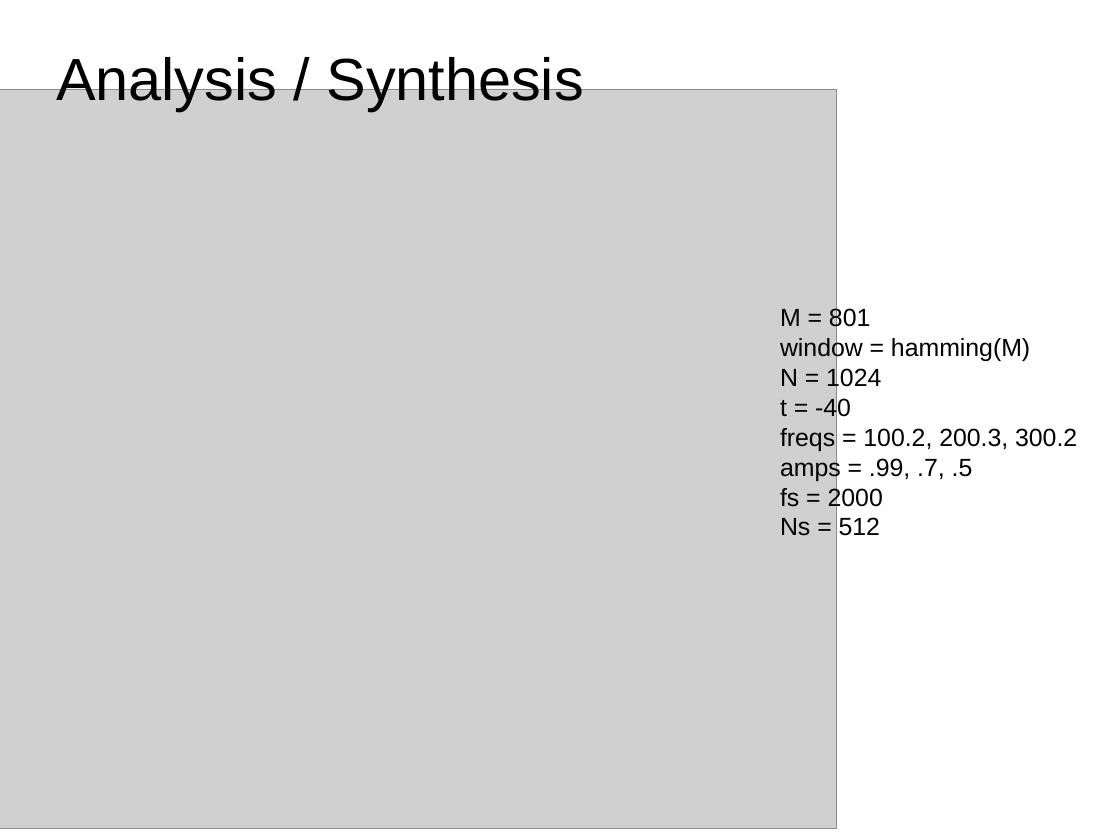
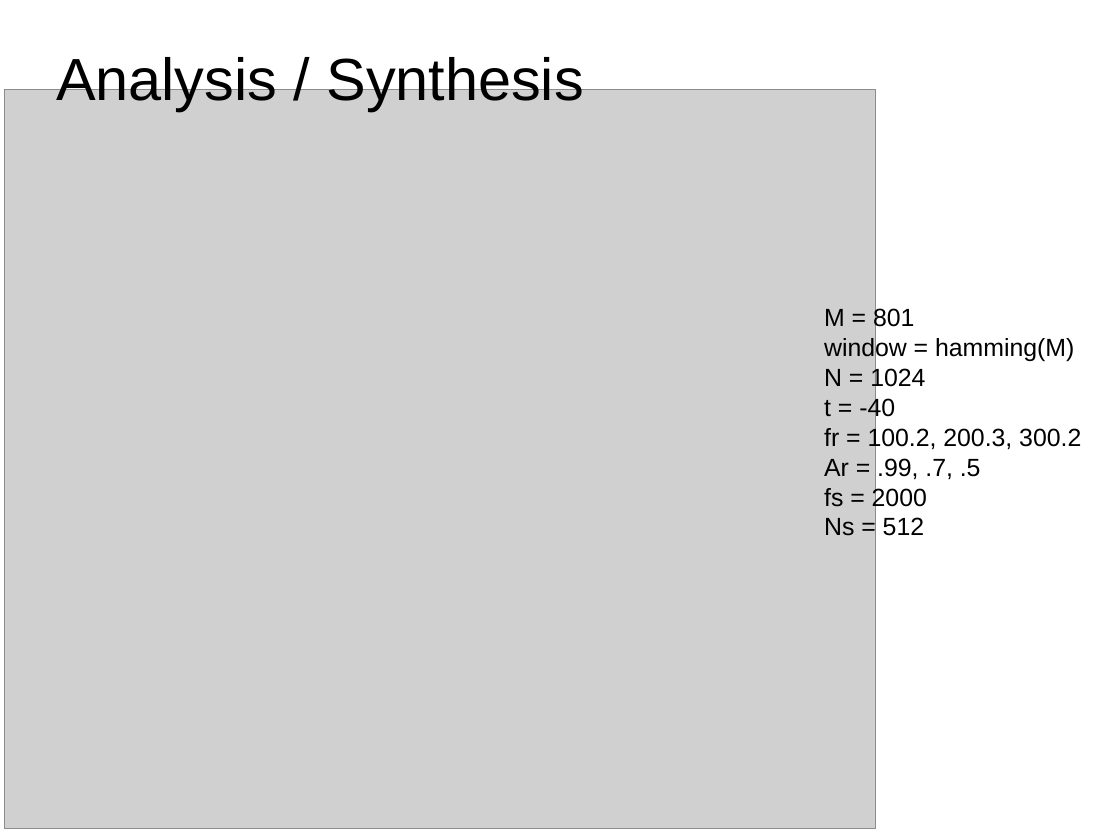
Before and after one commit to MTG/sms-tools, a slide deck: slide 34 of teaching-material/lectures/lect5-Sinusoidal-model/5-Sinusoidal-Model.odp (slide 33 before the commit). Drawn at 1120x840 pixels with LibreOffice and Linux fonts; fonts in the diff are those of the drawing; grey boxes stand for pictures. Boxes give left, top, right and bottom in pixels: in the first picture for what was removed or moved away, otherwise in the second. Text is boxed around its words. In the diff, an @@ line names an element or a change of style, - is before the commit and + after.

```diff
--- a/teaching-material/lectures/lect5-Sinusoidal-model/5-Sinusoidal-Model.odp
+++ b/teaching-material/lectures/lect5-Sinusoidal-model/5-Sinusoidal-Model.odp
@@ picture: place and size @@
-picture at bbox=[0, 90, 837, 829]
+picture at bbox=[4, 90, 876, 829]
@@ text "M = 801": place and size @@
-text "M = 801" at bbox=[780, 306, 1077, 536]
+text "M = 801" at bbox=[824, 306, 1081, 536]
@@ text at bbox=[824, 426, 1081, 480]: text changed @@
-freqs = 100.2, 200.3, 300.2
-amps = .99, .7, .5
+fr = 100.2, 200.3, 300.2
+Ar = .99, .7, .5
```
Also in this commit, not shown: 10 other slides changed, 2 slides added, 1 slide removed, 26 other files.
